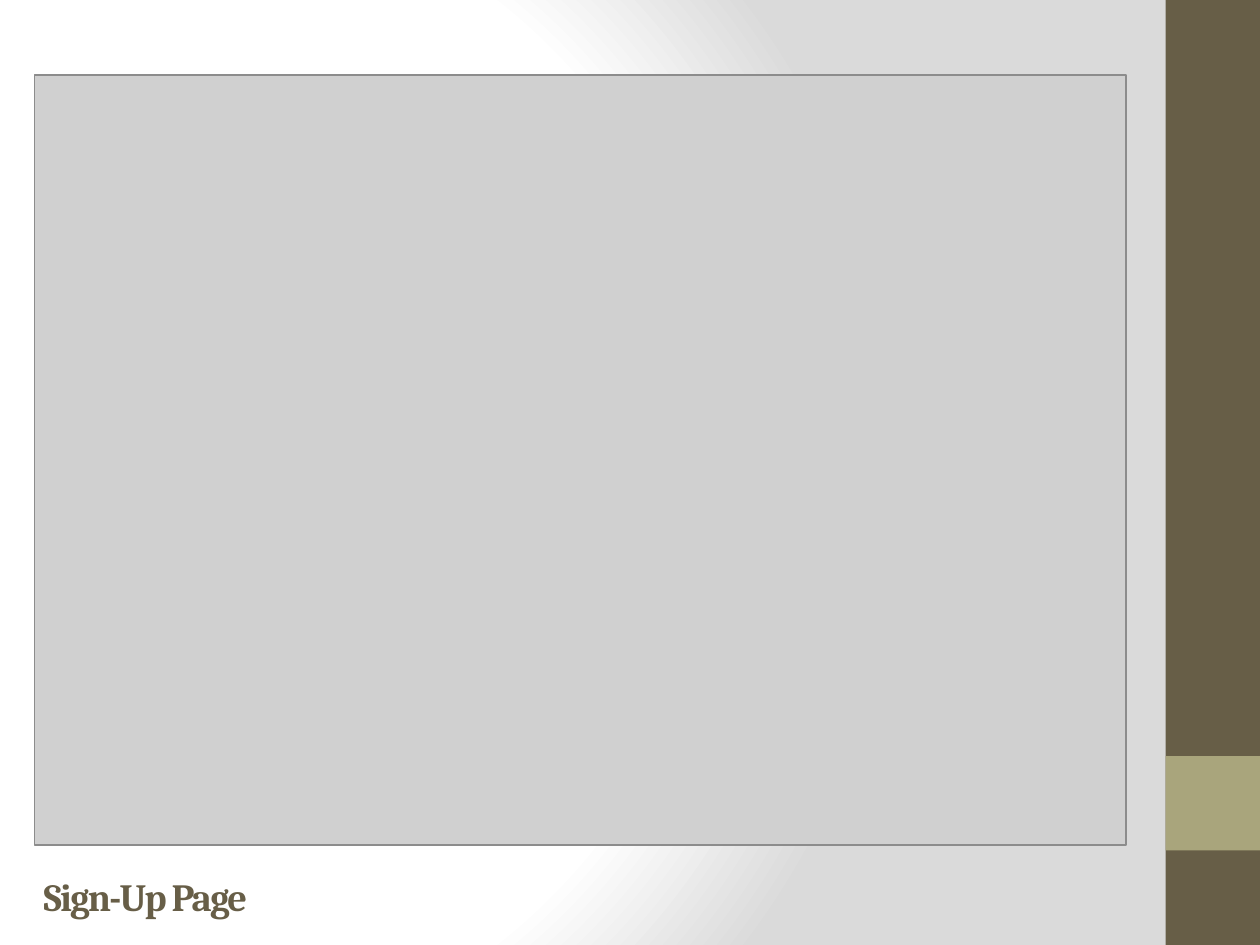
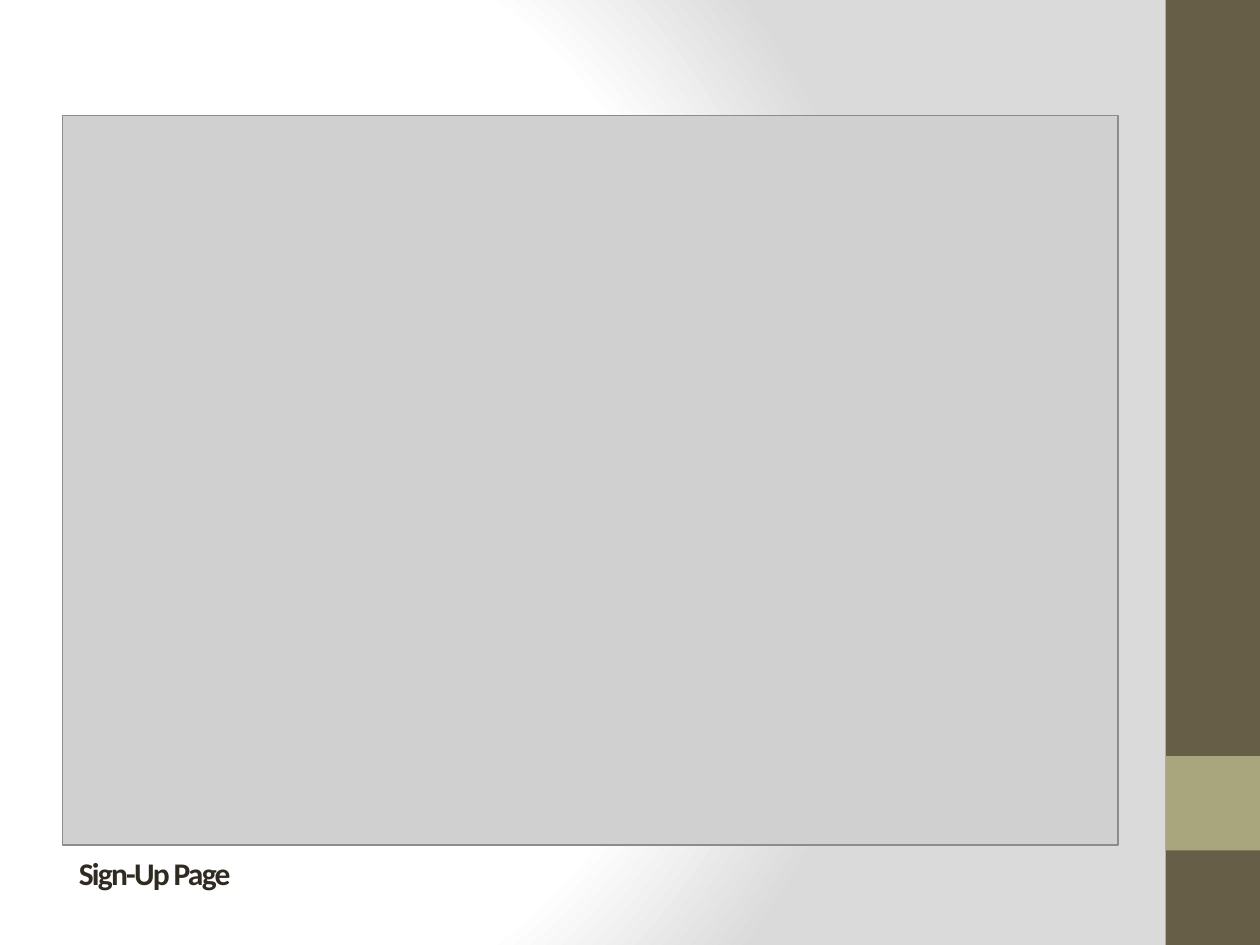
Before and after one commit to abhiyankgoyal/internshipProject, a slide deck: slide 14 of Internship Presentation.pptx. Drawn at 1260x945 pixels with LibreOffice and Linux fonts; fonts in the diff are those of the drawing; grey boxes stand for pictures. Boxes give left, top, right and bottom in pixels: in the first picture for what was removed or moved away, otherwise in the second. Text is boxed around its words. In the diff, an @@ line names an element or a change of style, - is before the commit and + after.

```diff
--- a/Internship Presentation.pptx
+++ b/Internship Presentation.pptx
@@ picture: place and size @@
-picture at [35,76,1126,845]
+picture at [63,116,1118,845]
@@ title "Sign-Up Page": place and size @@
-title "Sign-Up Page" at [44,884,248,920]
+title "Sign-Up Page" at [79,863,231,891]
@@ title "Sign-Up Page" at [79,863,231,891]: size 22 to 18 pt, font Cambria to Calibri, text colour #675E47 to #2F2B20 @@
```
Also in this commit, not shown: 8 other slides changed, 3 other files.
